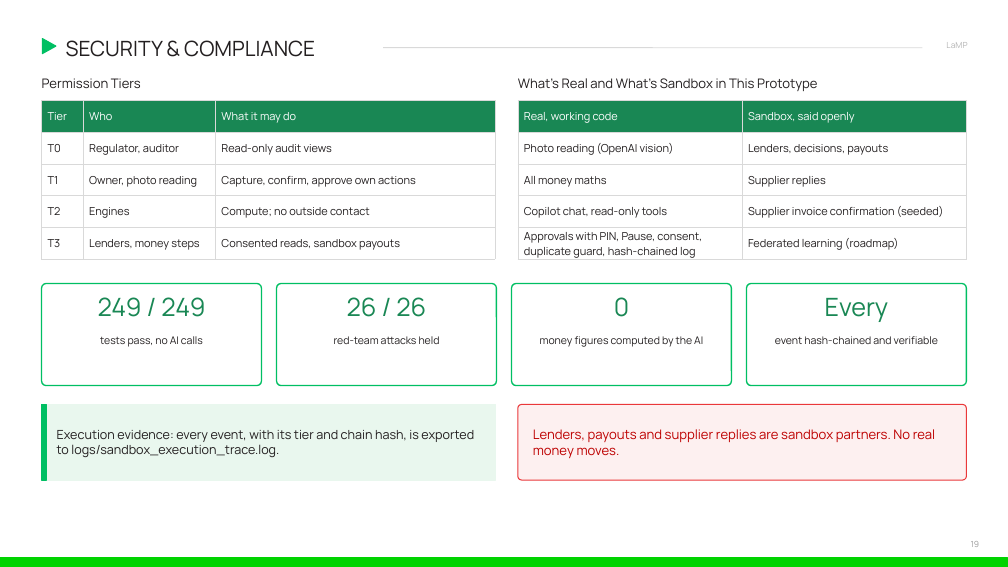
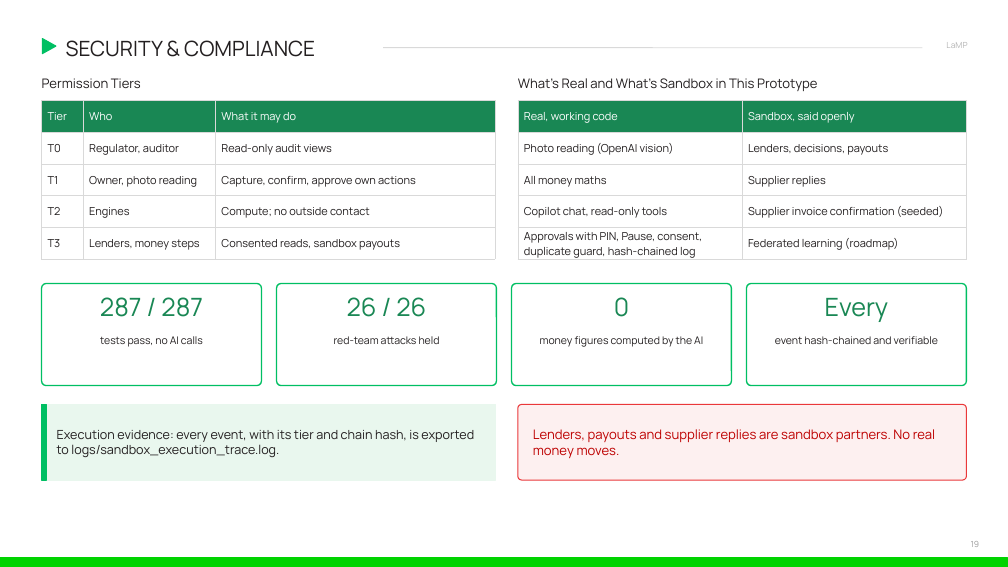
Before and after one commit to ishmam259/lamp-copilot, a slide deck: slide 19 of deck/LaMP-Copilot.pptx. Drawn at 1008x567 pixels with LibreOffice and Linux fonts; fonts in the diff are those of the drawing. Boxes give left, top, right and bottom in pixels: in the first picture for what was removed or moved away, otherwise in the second. Text is boxed around its words. In the diff, an @@ line names an element or a change of style, - is before the commit and + after.

```diff
--- a/deck/LaMP-Copilot.pptx
+++ b/deck/LaMP-Copilot.pptx
@@ text at box(100, 297, 203, 317): text changed @@
-249 / 249
+287 / 287
```
Also in this commit, not shown: 2 other slides changed, 7 other files.
